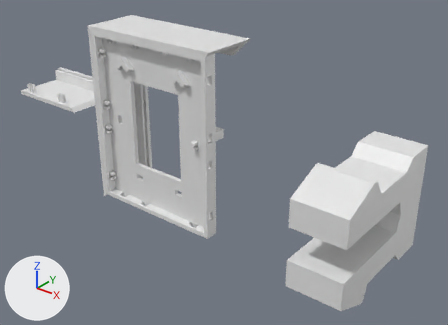
The Blender file display_case/blender/design6.blend as it was, and as the next commit left it.
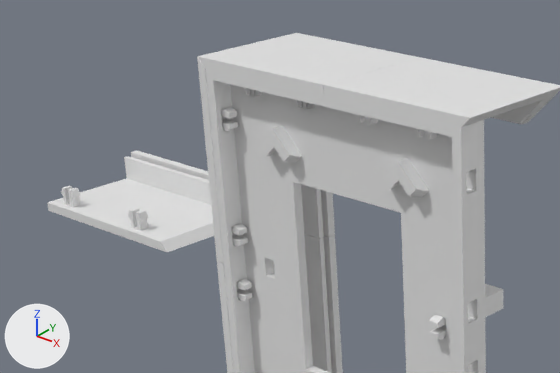
The first picture shows the older version from a 50 mm camera at (0.893, -0.866, 0.528) aimed at (0.164, 0.045, -0.036). The close-ups show both versions on the part from 0% to 56% of the width and 0% to 51% of the height of that picture; other places that the commit changed are outside them. The axes (+X, +Y, +Z) are drawn at lower left. The lights are the same throughout. The same objects are shown in both versions, whatever each file hides.
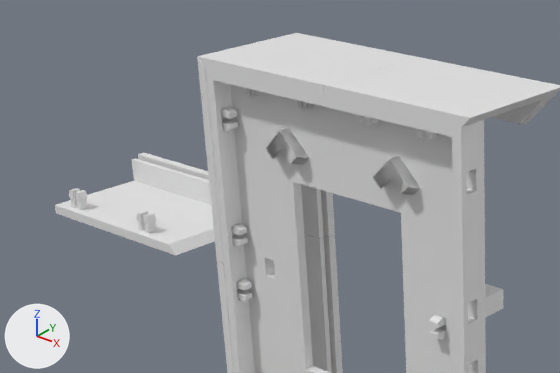
Location of each change, (x1, y1, x2, y2) in pixels of the close-ups (560 x 373 px):
'Cube.001', moved, modifiers changed: (205, 68, 486, 373) in both
'Cube.039', moved: before (47, 150, 214, 252); after (55, 153, 215, 255)
'hanger.001', moved: before (381, 158, 429, 197); after (373, 156, 420, 195)
'hanger.002', moved: before (259, 126, 302, 162); after (267, 128, 308, 164)

Diff of the bpy script that builds the scene:
```diff
--- a/display_case/blender/design6.blend.py
+++ b/display_case/blender/design6.blend.py
@@ ob_hanger_002 @@
 ob_hanger_002 = bpy.data.objects.new('hanger.002', me_cube_032)
-ob_hanger_002.location = (-0.08, 0.01, 0.1393)
+ob_hanger_002.location = (-0.07, 0.01, 0.1393)
 ob_hanger_002.rotation_euler = (0.0, 0.785, 3.142)  # degrees (0, 45, 180)
@@ ob_hanger_001 @@
 ob_hanger_001 = bpy.data.objects.new('hanger.001', me_cube_032)
-ob_hanger_001.location = (0.08, 0.01, 0.1393)
+ob_hanger_001.location = (0.07, 0.01, 0.1393)
 ob_hanger_001.rotation_euler = (0.0, 0.785, 3.142)  # degrees (0, 45, 180)
@@ ob_cube_001 @@
 _m = ob_cube_001.modifiers.new('Boolean.Back', 'BOOLEAN')
 _m.solver = 'FLOAT'
+_m = ob_cube_001.modifiers.new('Boolean.020', 'BOOLEAN')
+_m.object = ob_hanger_001
+_m.operation = 'UNION'
+_m.solver = 'FLOAT'
+_m = ob_cube_001.modifiers.new('Boolean.021', 'BOOLEAN')
+_m.object = ob_hanger_002
+_m.operation = 'UNION'
+_m.solver = 'FLOAT'
@@ ob_cube_039 @@
 ob_cube_039 = bpy.data.objects.new('Cube.039', me_cube_038)
-ob_cube_039.location = (-0.46, -0.008, 0.0)
+ob_cube_039.location = (-0.4463, -0.008, 0.0)
 ob_cube_039.rotation_euler = (0.0, -1.571, 0.0)  # degrees (0, -90, 0)
```
